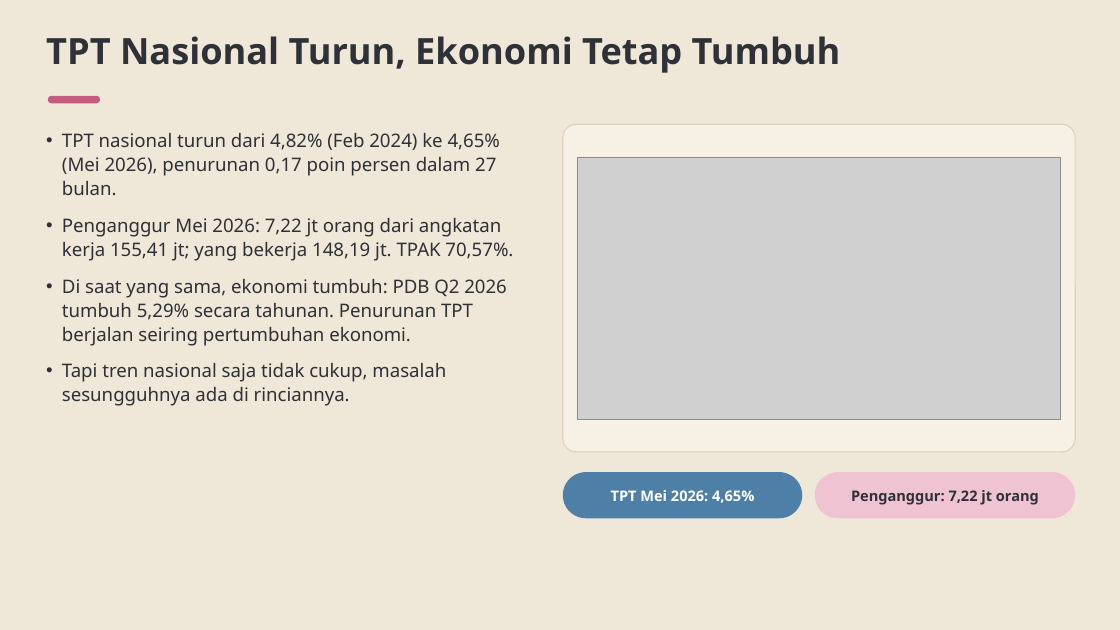
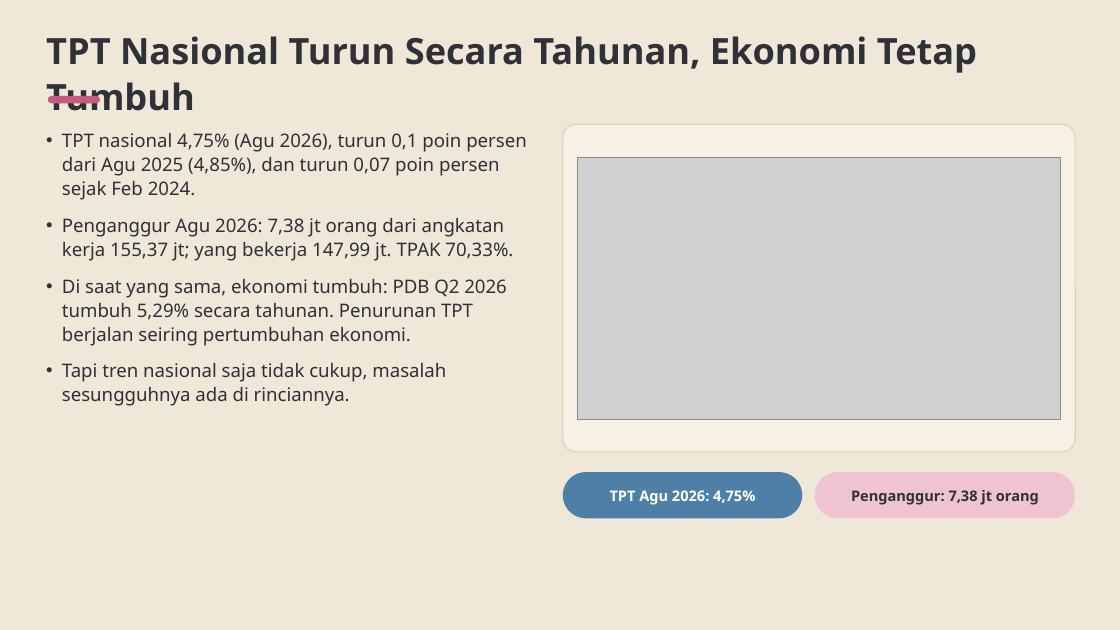
Before and after one commit to baghizash/pengangguran-indonesia-2026, a slide deck: slide 3 of Portofolio-Analisis-Pengangguran-2026.pptx. Drawn at 1120x630 pixels with LibreOffice and Linux fonts; fonts in the diff are those of the drawing; grey boxes stand for pictures. Boxes give left, top, right and bottom in pixels: in the first picture for what was removed or moved away, otherwise in the second. Text is boxed around its words. In the diff, an @@ line names an element or a change of style, - is before the commit and + after.

Commit message:
Update Sakernas Agustus 2026: Portofolio-Analisis-Pengangguran-2026.pptx

```diff
--- a/Portofolio-Analisis-Pengangguran-2026.pptx
+++ b/Portofolio-Analisis-Pengangguran-2026.pptx
@@ text at [46,36,977,111]: text changed @@
-TPT Nasional Turun, Ekonomi Tetap Tumbuh
+TPT Nasional Turun Secara Tahunan, Ekonomi Tetap Tumbuh
@@ text at [62,133,527,261]: text changed @@
-• TPT nasional turun dari 4,82% (Feb 2024) ke 4,65% (Mei 2026), penurunan 0,17 poin persen dalam 27 bulan.
-• Penganggur Mei 2026: 7,22 jt orang dari angkatan kerja 155,41 jt; yang bekerja 148,19 jt. TPAK 70,57%.
+• TPT nasional 4,75% (Agu 2026), turun 0,1 poin persen dari Agu 2025 (4,85%), dan turun 0,07 poin persen sejak Feb 2024.
+• Penganggur Agu 2026: 7,38 jt orang dari angkatan kerja 155,37 jt; yang bekerja 147,99 jt. TPAK 70,33%.
@@ text at [610,490,755,505]: text changed @@
-TPT Mei 2026: 4,65%
+TPT Agu 2026: 4,75%
@@ text at [851,490,1039,505]: text changed @@
-Penganggur: 7,22 jt orang
+Penganggur: 7,38 jt orang
```
Also in this commit, not shown: 9 other slides changed.
